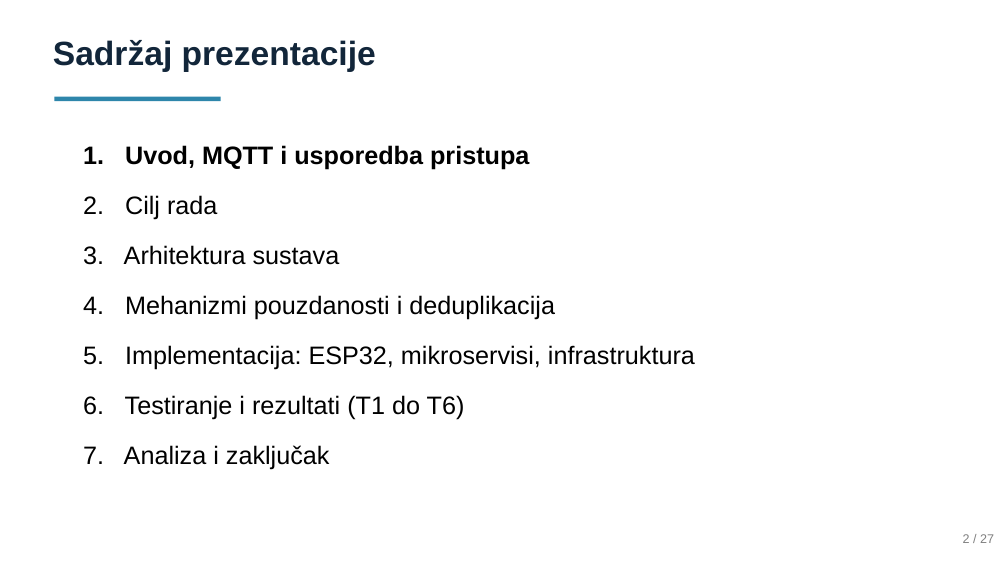
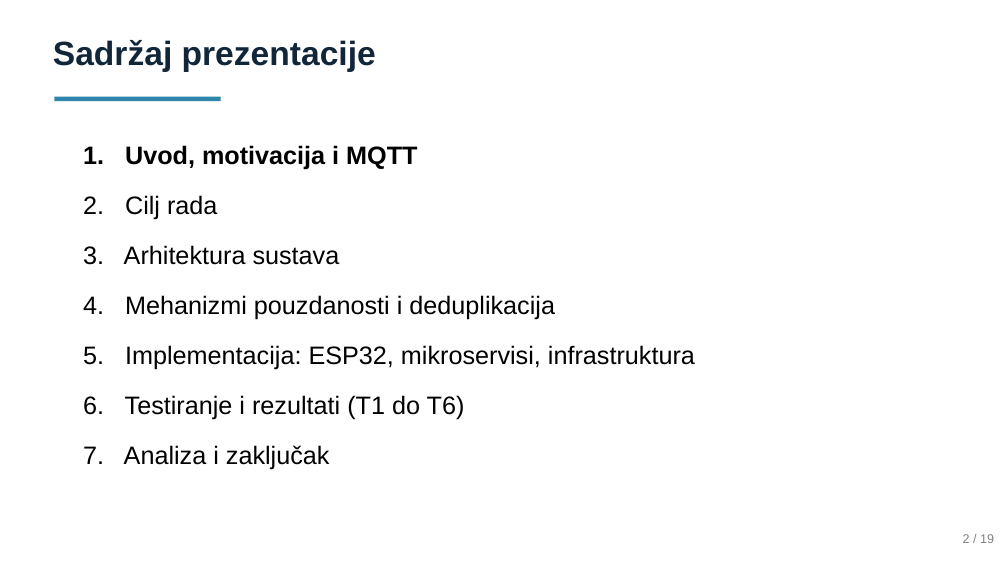
Before and after one commit to LukaIvekovic/iot-telemtry-processing, a slide deck: slide 2 of Prezentacija.pptx. Drawn at 1008x567 pixels with LibreOffice and Linux fonts; fonts in the diff are those of the drawing. Boxes give left, top, right and bottom in pixels: in the first picture for what was removed or moved away, otherwise in the second. Text is boxed around its words. In the diff, an @@ line names an element or a change of style, - is before the commit and + after.

```diff
--- a/Prezentacija.pptx
+++ b/Prezentacija.pptx
@@ text at (x1=83, y1=145, x2=417, y2=169): text changed @@
-1. Uvod, MQTT i usporedba pristupa
+1. Uvod, motivacija i MQTT
@@ text at (x1=963, y1=534, x2=994, y2=543): text changed @@
-2 / 27
+2 / 19
```
Also in this commit, not shown: 16 other slides changed, 1 slide added, 7 slides removed.
